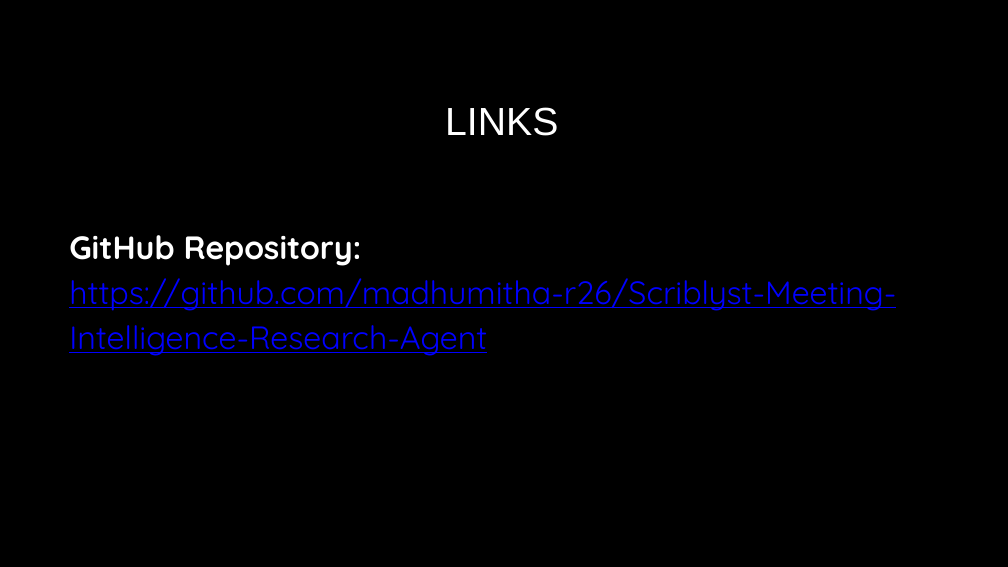
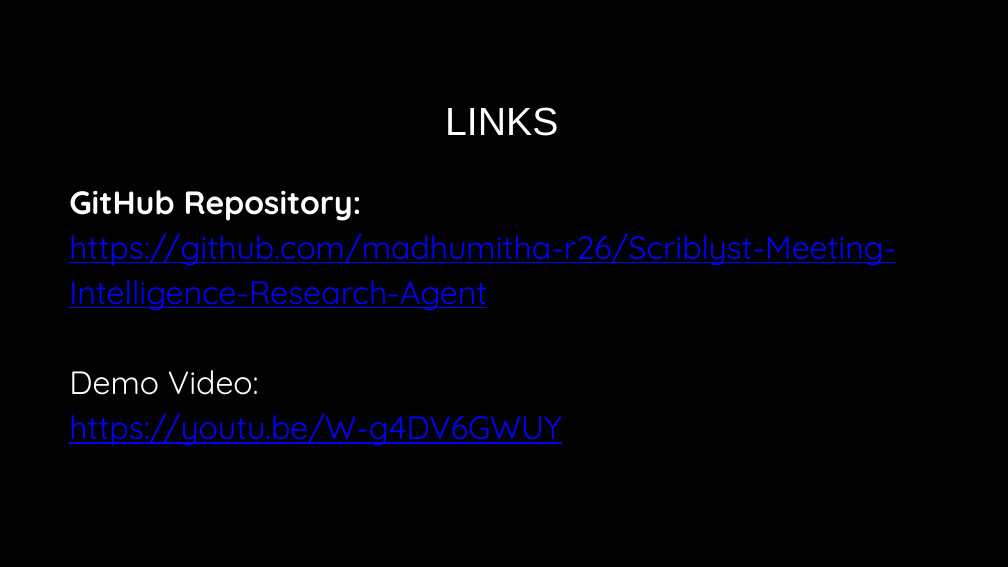
Before and after one commit to madhumitha-r26/Scriblyst-Meeting-Intelligence-Research-Agent, a slide deck: slide 12 of Scriblyst.pptx. Drawn at 1008x567 pixels with LibreOffice and Linux fonts; fonts in the diff are those of the drawing; background and template pictures are left out. Boxes give left, top, right and bottom in pixels: in the first picture for what was removed or moved away, otherwise in the second. Text is boxed around its words. In the diff, an @@ line names an element or a change of style, - is before the commit and + after.

Commit message:
updated ppt

```diff
--- a/Scriblyst.pptx
+++ b/Scriblyst.pptx
@@ text "GitHub Repository:": place and size @@
-text "GitHub Repository:" at (69,235,896,356)
+text "GitHub Repository:" at (69,190,896,446)
@@ text at (69,370,561,446): paragraphs added @@
+  Demo Video:
+  https://youtu.be/W-g4DV6GWUY
```
Also in this commit, not shown: 2 other slides changed.
